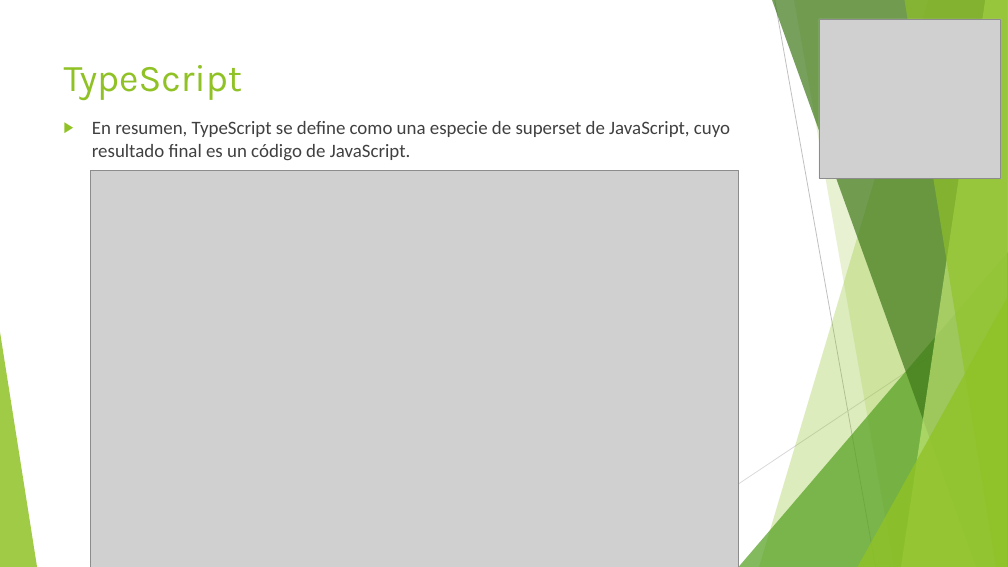
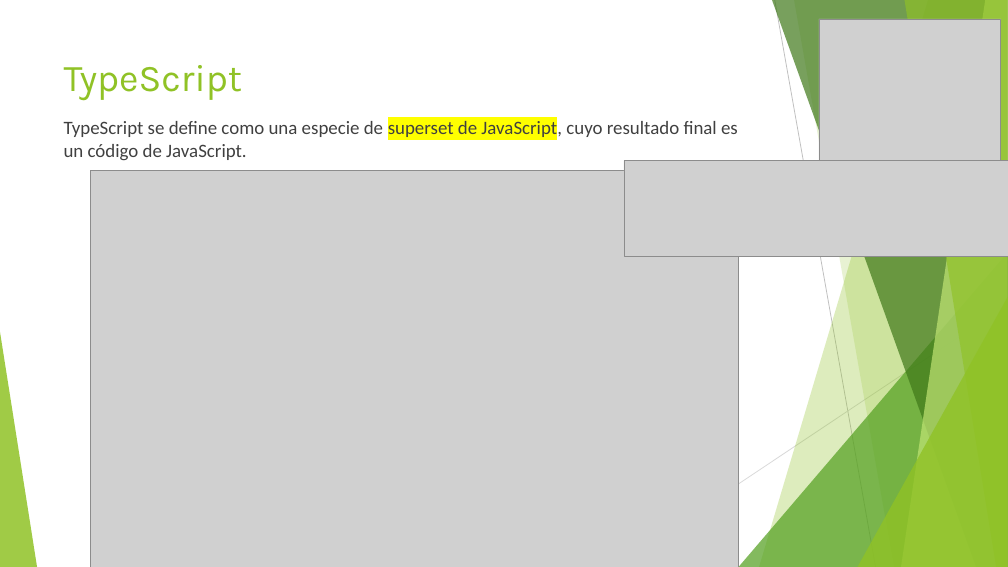
Before and after one commit to jpchSubzero/tartaro, a slide deck: slide 8 of angular/eShopApp/Recursos/Angular.pptx (slide 5 before the commit). Drawn at 1008x567 pixels with LibreOffice and Linux fonts; fonts in the diff are those of the drawing; grey boxes stand for pictures. Boxes give left, top, right and bottom in pixels: in the first picture for what was removed or moved away, otherwise in the second. Text is boxed around its words. In the diff, an @@ line names an element or a change of style, - is before the commit and + after.

```diff
--- a/angular/eShopApp/Recursos/Angular.pptx
+++ b/angular/eShopApp/Recursos/Angular.pptx
@@ text at (64, 119, 738, 160): text changed @@
-▶ En resumen, TypeScript se define como una especie de superset de JavaScript, cuyo resultado final es un código de JavaScript.
+TypeScript se define como una especie de superset de JavaScript, cuyo resultado final es un código de JavaScript.
@@ picture added at (624, 160, 1008, 256) @@
```
Also in this commit, not shown: 18 other slides changed, 10 slides added, 43 other files.
